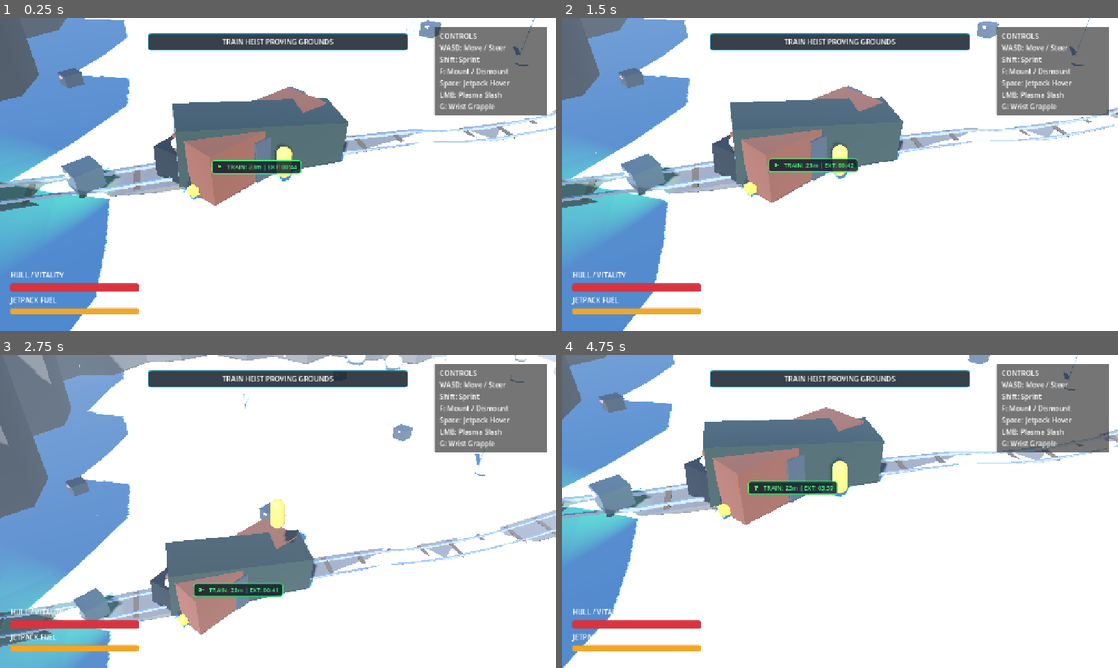
Above: before the commit, frames 1-4 (two rows, left to right).
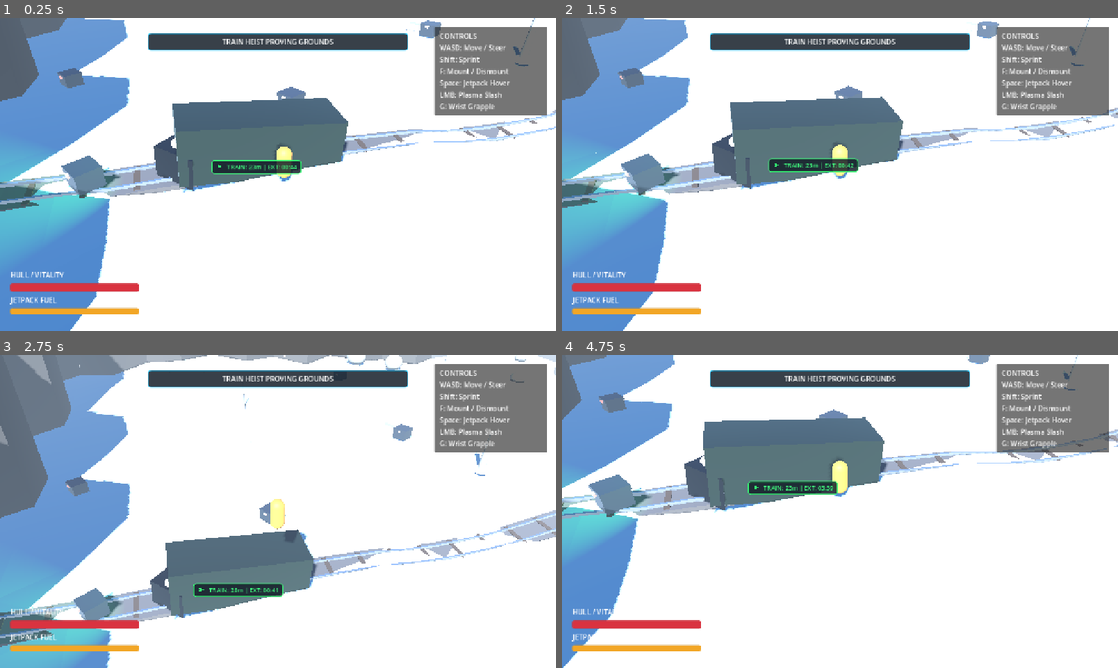
Above: after the commit, the same moments.

Repository: mcintalmo/drift
Game: Godot game, scene res://scenes/world/ActiveTrainHeistSector.tscn
Same seed, same stepped clock (60 frames per second), same inputs: the game is played once before the commit and once after it. This scene is started directly instead of the project's main scene.
Inputs (mouse positions are in pixels of both pictures, inside the frame that each line leads up to):
- Up to frame 1 (0.25 s): no input
- Up to frame 2 (1.5 s): tap Enter (ui_accept) at 0.5, 0.77 s; move the mouse to (962, 158) at 0.52 s; hold E (pilot_lean_right) 0.53-1.25 s; click (962, 158) at 0.6 s; drag from (728, 190) to (812, 237) at 1.27 s
- Up to frame 3 (2.75 s): tap Enter (ui_accept) at 2 s; move the mouse to (333, 442) at 2.02 s; hold E (pilot_lean_right) from 2.03 s (still down); tap G (pilot_wrist_grapple) at 2.1 s
- Up to frame 4 (4.75 s): release E (pilot_lean_right) at 2.75 s; drag from (812, 574) to (673, 464) at 2.77 s; move the mouse to (1006, 558) at 3.52 s; hold Q (pilot_lean_left) 3.53-4.25 s; hold Right mouse button (winch_quick) 3.53-4.25 s; tap Enter (ui_accept) at 3.77 s; drag from (673, 464) to (756, 433) at 4.27 s

The runs differ from the first frame. In frame 1, 2.7% of the frame differs, in the area x 31-59%, y 22-60%; in frame 2, 2.6%; in frame 3, 1.7%; in frame 4, 3.0%, in the area x 25-55%, y 16-55%.

Commit message:
Fix train cars positioning and hiding inside the entrance cave, emerging car-by-car

Diff:
--- a/scripts/entities/world/moving_train.gd
+++ b/scripts/entities/world/moving_train.gd
@@ -61,6 +61,7 @@
 	# 1. Preparation Delay in Entrance Cave
 	if delay_timer > 0.0:
 		delay_timer -= delta
+		_update_car_positions(delta) # Keep all cars correctly positioned during delay
 		if delay_timer <= 0.0:
 			has_started = true
 			train_started_moving.emit()
@@ -81,8 +82,20 @@
 		train_escaped_into_exit_tunnel.emit()
 
 func _update_car_positions(_delta: float) -> void:
-	if not curve_3d:
+	if not curve_3d or total_track_length_m <= 0.0:
 		return
+
+	var start_pt: Vector3 = curve_3d.sample_baked(0.0)
+	var next_start_pt: Vector3 = curve_3d.sample_baked(minf(0.6, total_track_length_m))
+	var start_dir: Vector3 = (next_start_pt - start_pt).normalized()
+	if start_dir.length_squared() < 0.01:
+		start_dir = Vector3(0, 0, 1)
+
+	var end_pt: Vector3 = curve_3d.sample_baked(total_track_length_m)
+	var prev_end_pt: Vector3 = curve_3d.sample_baked(maxf(0.0, total_track_length_m - 0.6))
+	var end_dir: Vector3 = (end_pt - prev_end_pt).normalized()
+	if end_dir.length_squared() < 0.01:
+		end_dir = Vector3(0, 0, 1)
 
 	for i: int in range(train_cars.size()):
 		var car: TrainCar = train_cars[i]
@@ -95,27 +108,40 @@
 			car.distance_along_track = target_s
 			car.set_train_speed(current_speed_ms)
 		else:
-			# Decoupled car progresses by its own coasting distance
 			target_s = car.distance_along_track
 
-		if target_s >= 0.0:
-			var clamped_s: float = clampf(target_s, 0.0, total_track_length_m)
-			var pos_3d: Vector3 = curve_3d.sample_baked(clamped_s)
-			var next_s: float = clampf(clamped_s + 0.6, 0.0, total_track_length_m)
+		var pos_3d: Vector3 = Vector3.ZERO
+		var dir_3d: Vector3 = Vector3.FORWARD
+
+		if target_s < 0.0:
+			# Positioned backwards along tangent inside the entrance cave
+			pos_3d = start_pt + (start_dir * target_s)
+			dir_3d = start_dir
+			car.visible = (target_s >= -3.5) # Emerge smoothly from cavern mouth
+		elif target_s > total_track_length_m:
+			# Positioned forward along tangent inside the exit tunnel
+			var over_s: float = target_s - total_track_length_m
+			pos_3d = end_pt + (end_dir * over_s)
+			dir_3d = end_dir
+			car.visible = (over_s <= 3.5) # Disappear smoothly into exit tunnel
+		else:
+			# Along 3D Curve Spline on track
+			pos_3d = curve_3d.sample_baked(target_s)
+			var next_s: float = minf(target_s + 0.6, total_track_length_m)
 			var next_pos: Vector3 = curve_3d.sample_baked(next_s)
+			dir_3d = (next_pos - pos_3d).normalized()
+			if dir_3d.length_squared() < 0.01:
+				dir_3d = start_dir
+			car.visible = true
 
-			var dir_3d: Vector3 = (next_pos - pos_3d).normalized()
-			if dir_3d.length_squared() < 0.01:
-				dir_3d = Vector3(0, 0, -1)
+		var rot_y: float = atan2(dir_3d.x, dir_3d.z)
+		var pitch_x: float = -asin(clampf(dir_3d.y, -0.9, 0.9))
 
-			var rot_y: float = atan2(dir_3d.x, dir_3d.z)
-			var pitch_x: float = -asin(clampf(dir_3d.y, -0.9, 0.9))
-
-			if car.is_inside_tree():
-				car.global_position = pos_3d
-			else:
-				car.position = pos_3d
-			car.rotation = Vector3(pitch_x, rot_y, 0.0)
+		if car.is_inside_tree():
+			car.global_position = pos_3d
+		else:
+			car.position = pos_3d
+		car.rotation = Vector3(pitch_x, rot_y, 0.0)
 
 ## Returns estimated time remaining in seconds until the train enters the exit tunnel
 func get_time_until_extraction_seconds() -> float:
